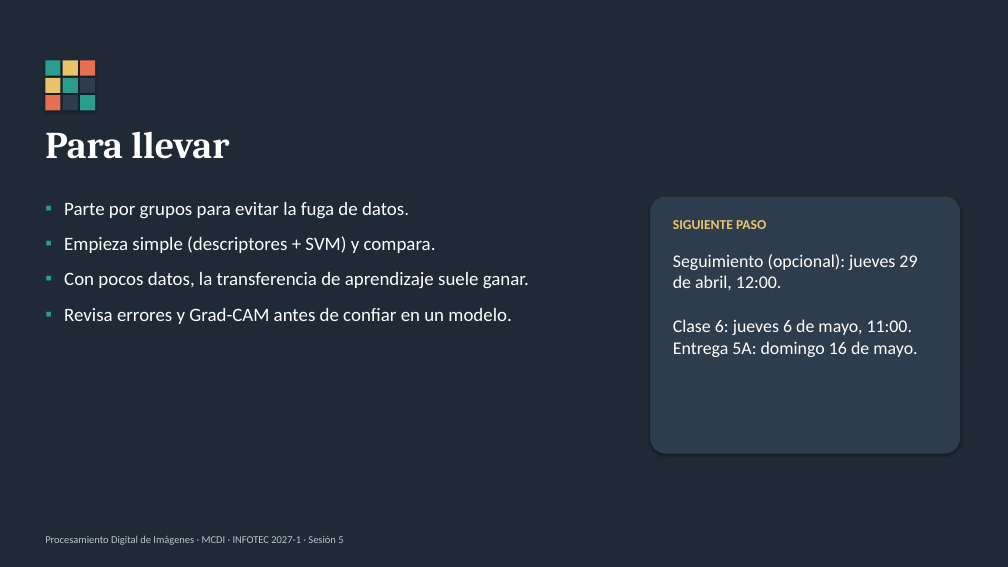
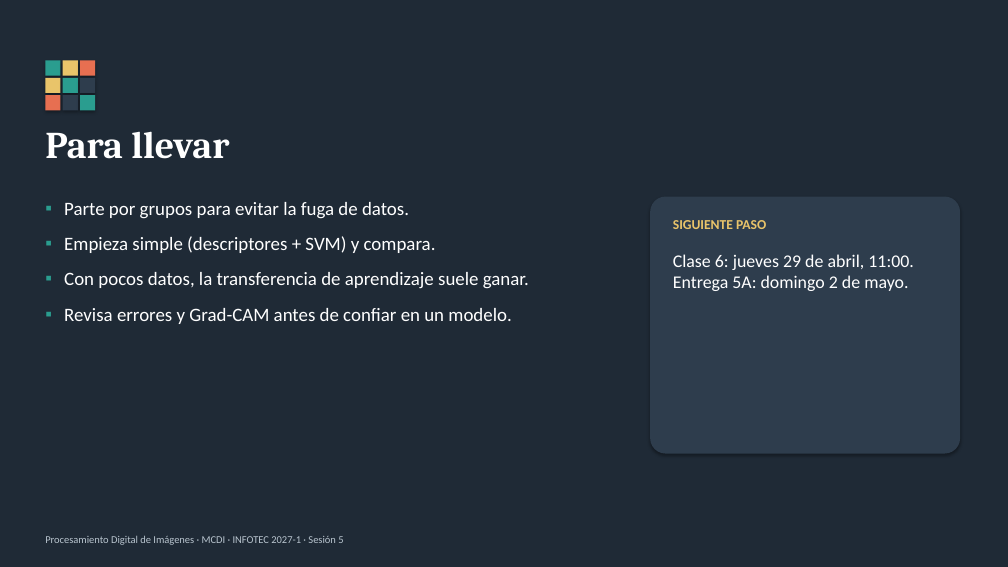
Before and after one commit to egonzalez1989/pdi-mcdi, a slide deck: slide 12 of presentaciones/S5_Reconocimiento_clasico_y_profundo.pptx. Drawn at 1008x567 pixels with LibreOffice and Linux fonts; fonts in the diff are those of the drawing. Boxes give left, top, right and bottom in pixels: in the first picture for what was removed or moved away, otherwise in the second. Text is boxed around its words. In the diff, an @@ line names an element or a change of style, - is before the commit and + after.

```diff
--- a/presentaciones/S5_Reconocimiento_clasico_y_profundo.pptx
+++ b/presentaciones/S5_Reconocimiento_clasico_y_profundo.pptx
@@ text at bbox=[673, 254, 914, 291]: text changed @@
-Seguimiento (opcional): jueves 29 de abril, 12:00.
-Clase 6: jueves 6 de mayo, 11:00.
-Entrega 5A: domingo 16 de mayo.
+Clase 6: jueves 29 de abril, 11:00.
+Entrega 5A: domingo 2 de mayo.
```
Also in this commit, not shown: 1 other slide changed, 33 other files.
